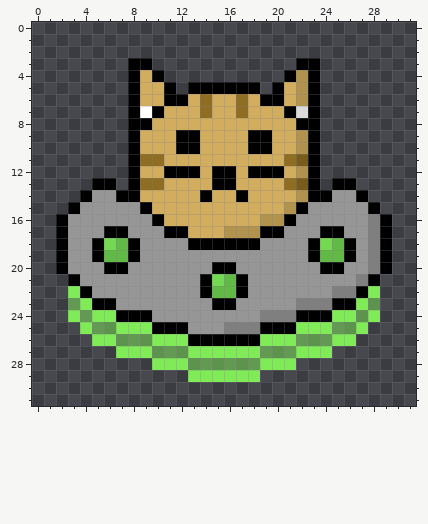
One commit to this pixel-art sprite: Assets/Sprites/IMAGES/Player Frame 2.png. Above, as it was before the edit.
The file is 32x32 pixels.
New version:
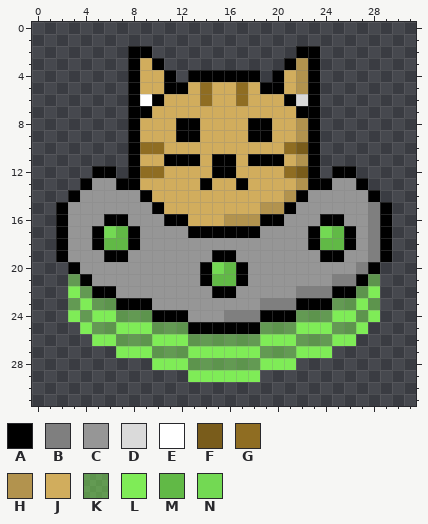
Palette (. is transparent): A #000000  B #7f7f7f  C #969696  D #dadada  E #ffffff  F #795c1b  G #8f6d22  H #b2934e  J #d1ad5d  K #7fec5780  L #7fec57  M #61b946  N #73d953
Diff:
@@ x 0..31 @@
  1 ................................
- 2 ................................
- 3 ........AA............AA........
- 4 ........AJA..........AHA........
- 5 ........AJJA.AAAAAA.AJHA........
- 6 ........AJJAAJGJJGJAAJHA........
- 7 ........AEAJJJGJJGJJJADA........
- 8 ........AAJJJJJJJJJJJJAA........
+ 2 ........AA............AA........
+ 3 ........AJA..........AHA........
+ 4 ........AJJA.AAAAAA.AJHA........
+ 5 ........AJJAAJGJJGJAAJHA........
+ 6 ........AEAJJJGJJGJJJADA........
+ 7 ........AAJJJJJJJJJJJJAA........
+ 8 ........AJJJAAJJJJAAJJHA........
  9 ........AJJJAAJJJJAAJJHA........
-10 ........AJJJAAJJJJAAJJHA........
-11 ........AGGJJJJJJJJJJGFA........
-12 ........AJJAAAJAAJAAAJHA........
-13 .....AA.AGGJJJJAAJJJJGFA.AA.....
-14 ....ACCAAJJJJJAJJAJJJJHAACCA....
-15 ...ACCCCCAJJJJJJJJJJJHACCCCCA...
-16 ..ACCCCCCCAJJJJJJJJHHACCCCCCBA..
-17 ..ACCCAACCCAAJJJHHHAACCCAACCBA..
-18 ..ACCANMACCCCAAAAAACCCCANMACBA..
-19 ..ACCAMMACCCCCCCCCCCCCCAMMACBA..
-20 ..ACCCAACCCCCCCAACCCCCCCAACCBA..
-21 ...ACCCCCCCCCCANMACCCCCCCCCBA...
-22 ...LACCCCCCCCCAMMACCCCCCCBBAL...
-23 ...KLAACCCCCCCCAACCCCCBBBAALK...
-24 ...LKLLAAACCCCCCCCCBBBAAALLKL...
-25 ....LKKLLLAAACCCBBBAAALLLKKL....
-26 .....LLKKKLLLAAAAAALLLKKKLL.....
+10 ........AGGJJJJJJJJJJGFA........
+11 ........AJJAAAJAAJAAAJHA........
+12 .....AA.AGGJJJJAAJJJJGFA.AA.....
+13 ....ACCAAJJJJJAJJAJJJJHAACCA....
+14 ...ACCCCCAJJJJJJJJJJJHACCCCCA...
+15 ..ACCCCCCCAJJJJJJJJHHACCCCCCBA..
+16 ..ACCCAACCCAAJJJHHHAACCCAACCBA..
+17 ..ACCANMACCCCAAAAAACCCCANMACBA..
+18 ..ACCAMMACCCCCCCCCCCCCCAMMACBA..
+19 ..ACCCAACCCCCCCAACCCCCCCAACCBA..
+20 ...ACCCCCCCCCCANMACCCCCCCCCBA...
+21 ...KACCCCCCCCCAMMACCCCCCCBBAK...
+22 ...LKAACCCCCCCCAACCCCCBBBAAKL...
+23 ...KLKKAAACCCCCCCCCBBBAAAKKLK...
+24 ...LKLLKKKAAACCCBBBAAAKKKLLKL...
+25 ....LKKLLLKKKAAAAAAKKKLLLKKL....
+26 .....LLKKKLLLKKKKKKLLLKKKLL.....
 27 .......LLLKKKLLLLLLKKKLLL.......
Changed places in both pictures, as pixel boxes (x1, y1, x2, y2):
changed: (56, 46, 392, 346)
